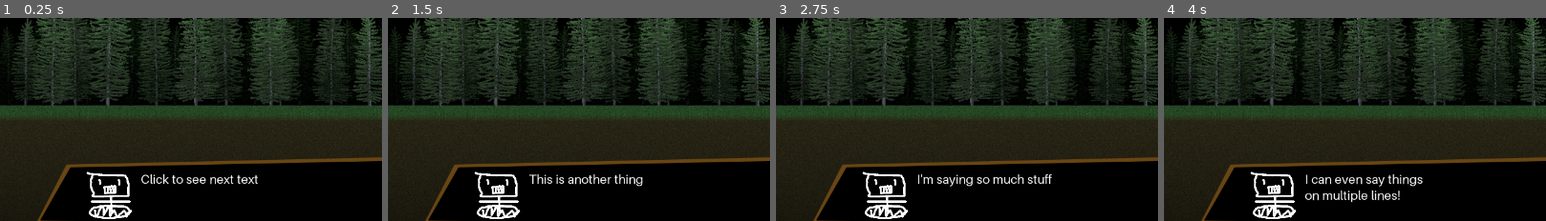
Above: before the commit, frames 1-4 (left to right).
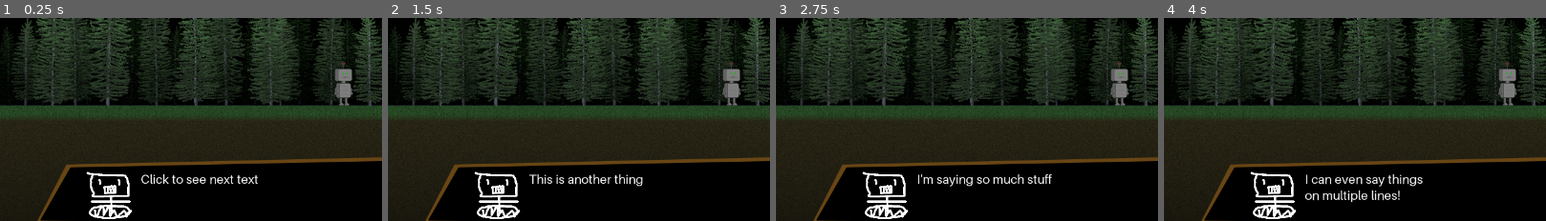
Above: after the commit, the same moments.

Repository: shelvacu/ideal-happiness
Game: Godot game, scene res://cutscenes/prologue.tscn
Two runs of this game, one before a commit and one after it. Both use one fixed random seed, a clock stepped at 60 frames per second and the inputs below.
Inputs (mouse positions are % of the whole screen's width and height, from its top left):
- Up to frame 1 (0.25 s): no input
- Up to frame 2 (1.5 s): tap Enter at 0.5 s; move the mouse to (72, 42) at 0.52 s; click (72, 42) at 0.67 s; tap Space at 1.25 s; move the mouse to (30, 52) at 1.27 s; click (30, 52) at 1.42 s
- Up to frame 3 (2.75 s): move the mouse to (60, 24) at 2.02 s; click (60, 24) at 2.17 s
- Up to frame 4 (4 s): move the mouse to (45, 68) at 2.77 s; click (45, 68) at 2.92 s; move the mouse to (80, 63) at 3.52 s; click (80, 63) at 3.67 s
The pictures show only the part of the screen within x 0-50%, y 43-93%; the shares and areas given below are measured in that part.

The runs differ from the first frame. In frame 1, 0.7% of the frame differs, in the area x 87-93%, y 21-44%; in frame 2, 0.7%; in frame 3, 0.7%; in frame 4, 0.7%.

Commit message:
Add robot entity

Diff:
--- a/cutscenes/prologue.tscn
+++ b/cutscenes/prologue.tscn
@@ -1,10 +1,11 @@
-[gd_scene load_steps=5 format=2]
+[gd_scene load_steps=7 format=2]
 
 [ext_resource path="res://backgrounds/forest.png" type="Texture" id=1]
 [ext_resource path="res://entities/asteroid.tscn" type="PackedScene" id=2]
 [ext_resource path="res://Dialog.tscn" type="PackedScene" id=3]
 [ext_resource path="res://entities/trish.tscn" type="PackedScene" id=4]
 [ext_resource path="res://cutscenes/prologue.gd" type="Script" id=5]
+[ext_resource path="res://entities/robot.tscn" type="PackedScene" id=6]
 
 [node name="Prologue" type="Node2D"]
 script = ExtResource( 5 )
@@ -20,3 +21,7 @@
 
 [node name="Trish" parent="." instance=ExtResource( 4 )]
 position = Vector2( 704, 440 )
+
+[node name="Robot" parent="." instance=ExtResource( 6 )]
+position = Vector2( 576, 440 )
+flip_h = true
--- /dev/null
+++ b/entities/robot.tres
@@ -0,0 +1,51 @@
+[gd_resource type="SpriteFrames" load_steps=8 format=2]
+
+[ext_resource path="res://entities/robot.png" type="Texture" id=1]
+
+[sub_resource type="AtlasTexture" id=1]
+flags = 4
+atlas = ExtResource( 1 )
+region = Rect2( 80, 0, 80, 80 )
+
+[sub_resource type="AtlasTexture" id=6]
+flags = 4
+atlas = ExtResource( 1 )
+region = Rect2( 80, 80, 80, 80 )
+
+[sub_resource type="AtlasTexture" id=2]
+flags = 4
+atlas = ExtResource( 1 )
+region = Rect2( 0, 0, 80, 80 )
+
+[sub_resource type="AtlasTexture" id=3]
+flags = 4
+atlas = ExtResource( 1 )
+region = Rect2( 80, 0, 80, 80 )
+
+[sub_resource type="AtlasTexture" id=4]
+flags = 4
+atlas = ExtResource( 1 )
+region = Rect2( 160, 0, 80, 80 )
+
+[sub_resource type="AtlasTexture" id=5]
+flags = 4
+atlas = ExtResource( 1 )
+region = Rect2( 0, 80, 80, 80 )
+
+[resource]
+animations = [ {
+"frames": [ SubResource( 1 ) ],
+"loop": true,
+"name": "idle",
+"speed": 5.0
+}, {
+"frames": [ SubResource( 6 ) ],
+"loop": true,
+"name": "fall",
+"speed": 5.0
+}, {
+"frames": [ SubResource( 2 ), SubResource( 3 ), SubResource( 4 ), SubResource( 5 ) ],
+"loop": true,
+"name": "walk",
+"speed": 5.0
+} ]
--- /dev/null
+++ b/entities/robot.tscn
@@ -0,0 +1,7 @@
+[gd_scene load_steps=2 format=2]
+
+[ext_resource path="res://entities/robot.tres" type="SpriteFrames" id=1]
+
+[node name="AnimatedSprite" type="AnimatedSprite"]
+frames = ExtResource( 1 )
+animation = "idle"
Binary file added: entities/robot.png
Not shown, added: entities/robot.png.import
Not shown, added: entities/robot.xcf
